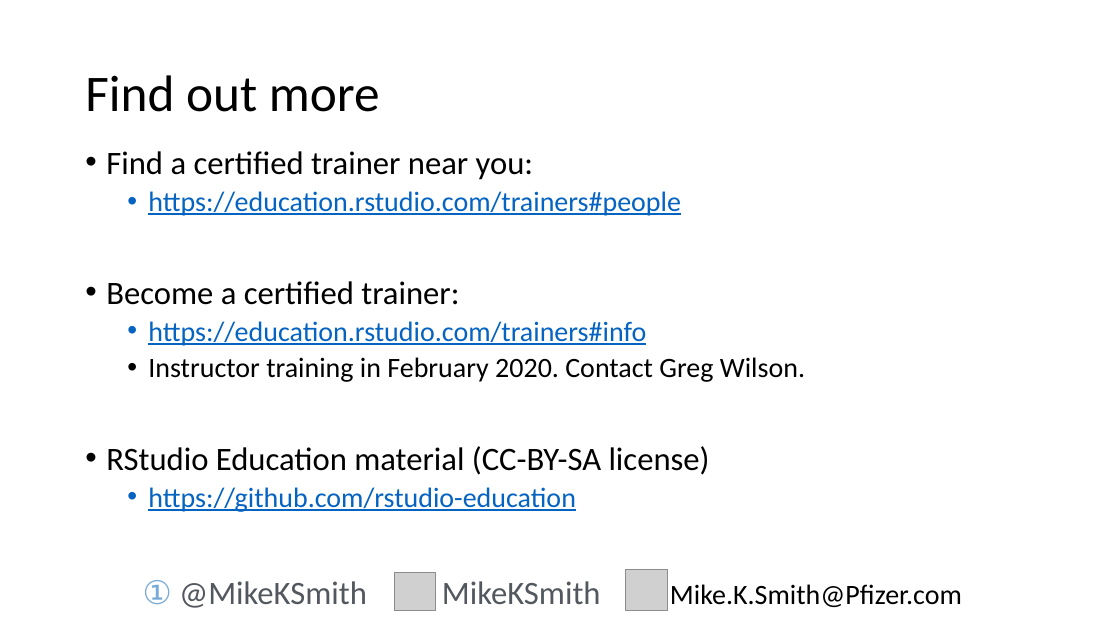
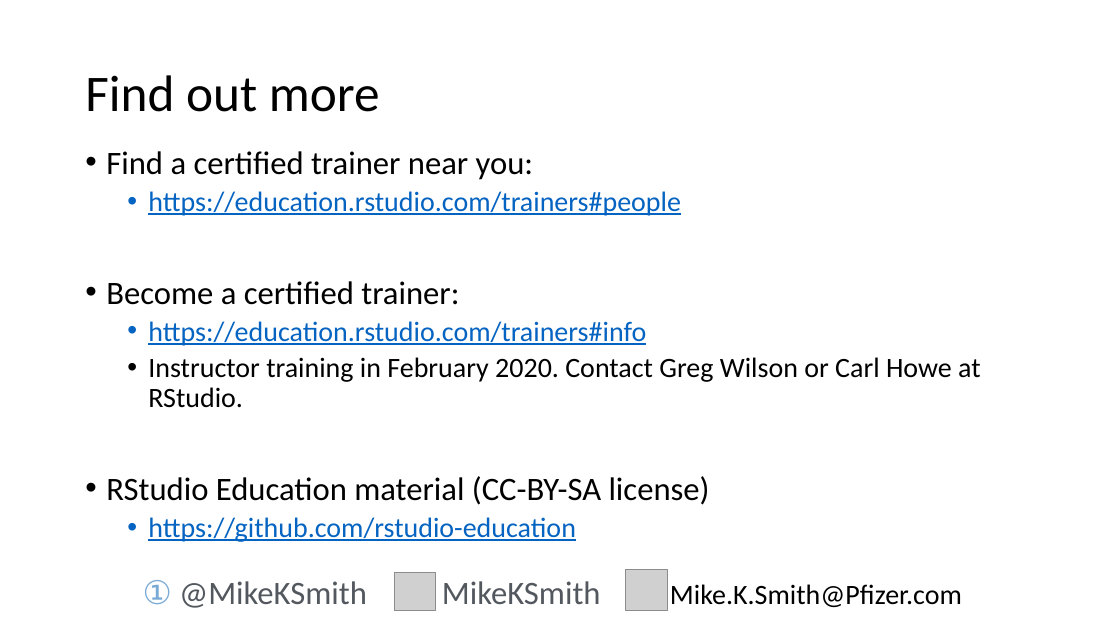
Before and after one commit to MikeKSmith/RStudioConf2020, a slide deck: slide 16 of Learn to teach_MikeKSmith.pptx (slide 18 before the commit). Drawn at 1120x630 pixels with LibreOffice and Linux fonts; fonts in the diff are those of the drawing; grey boxes stand for pictures. Boxes give left, top, right and bottom in pixels: in the first picture for what was removed or moved away, otherwise in the second. Text is boxed around its words. In the diff, an @@ line names an element or a change of style, - is before the commit and + after.

Commit message:
Update slide deck for lightning talk.
Lightning talk at RStudio conference 2020 on "Learn to teach, for goodness sake". Covering RStudio certification and what it means to me as a trainer, and what it means for delegates being trained.

```diff
--- a/Learn to teach_MikeKSmith.pptx
+++ b/Learn to teach_MikeKSmith.pptx
@@ text at (x1=148, y1=357, x2=981, y2=408): text changed @@
-  • Instructor training in February 2020. Contact Greg Wilson.
+  • Instructor training in February 2020. Contact Greg Wilson or Carl Howe at RStudio.
```
Also in this commit, not shown: 5 other slides changed, 4 slides added, 15 slides removed.
